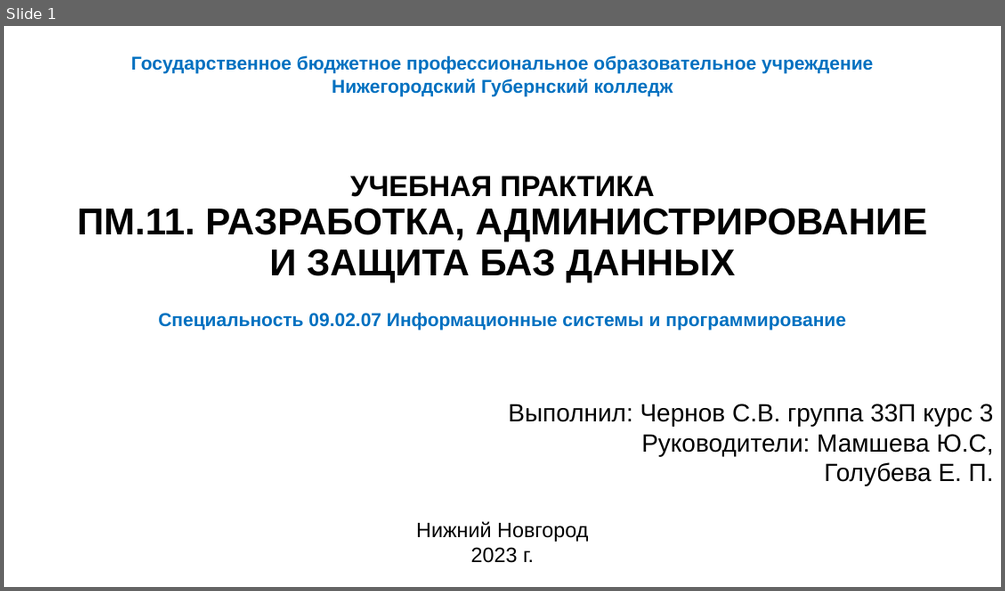
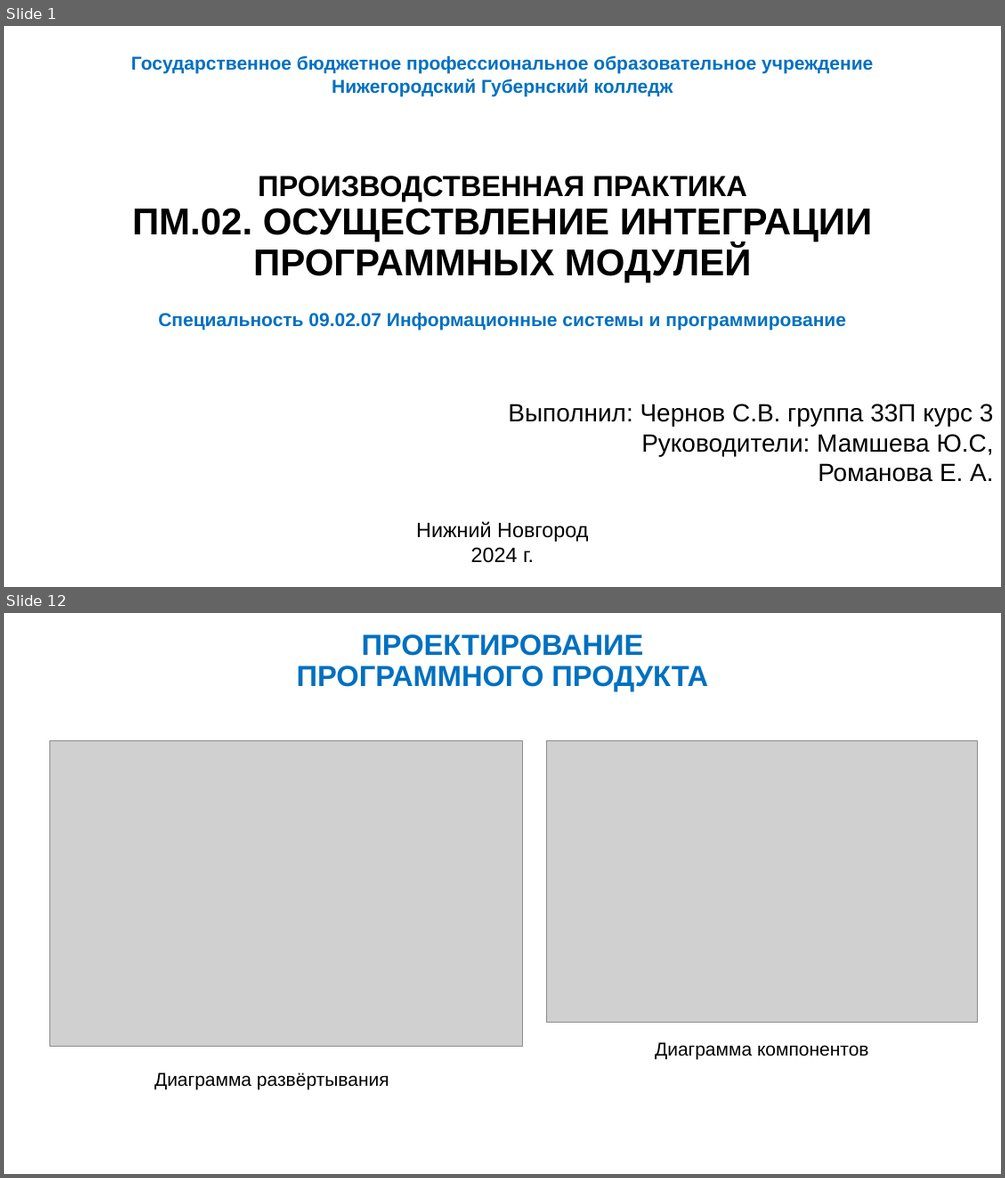
Before and after one commit to RangPinck/RequestHandler_API, a slide deck: reports/Презентация Microsoft PowerPoint.pptx. Shown one above the other, each under a label of ours: slide 1 before the commit, slides 1 and 12 after it; the slides between them are not shown. The pictures are 1005x591 and 1005x1178 pixels, drawn with LibreOffice and Linux fonts; fonts in the diff are those of the drawing; grey boxes stand for pictures. Boxes give left, top, right and bottom in pixels: in the first picture for what was removed or moved away, otherwise in the second. Text is boxed around its words. In the diff, an @@ line names an element or a change of style, - is before the commit and + after.

```diff
--- a/reports/Презентация Microsoft PowerPoint.pptx
+++ b/reports/Презентация Microsoft PowerPoint.pptx
@@ slide 12 added at <box>4,613,1001,1174</box>, background #FFFFFF @@
@@ text added at <box>297,634,708,691</box>, 28 pt, text #0070C0, bold @@
+ПРОЕКТИРОВАНИЕ ПРОГРАММНОГО ПРОДУКТА
@@ picture added at <box>49,741,522,1046</box> @@
@@ picture added at <box>546,741,977,1022</box> @@
@@ text added at <box>655,1042,869,1059</box>, 18 pt, text #000000 @@
+Диаграмма компонентов
@@ text added at <box>154,1072,389,1089</box>, 18 pt, text #000000 @@
+Диаграмма развёртывания
@@ slide 1 changed as well @@
@@ text at <box>132,176,872,282</box>: text changed @@
-УЧЕБНАЯ ПРАКТИКА
-ПМ.11. РАЗРАБОТКА, АДМИНИСТРИРОВАНИЕ И ЗАЩИТА БАЗ ДАННЫХ
+ПРОИЗВОДСТВЕННАЯ ПРАКТИКА
+ПМ.02. ОСУЩЕСТВЛЕНИЕ ИНТЕГРАЦИИ ПРОГРАММНЫХ МОДУЛЕЙ
@@ text at <box>817,463,993,482</box>: text changed @@
-Голубева Е. П.
+Романова Е. А.
@@ text at <box>471,547,534,563</box>: text changed @@
-2023 г.
+2024 г.
```
Also in this commit, not shown: 19 other slides added, 17 slides removed, 5 other files.
